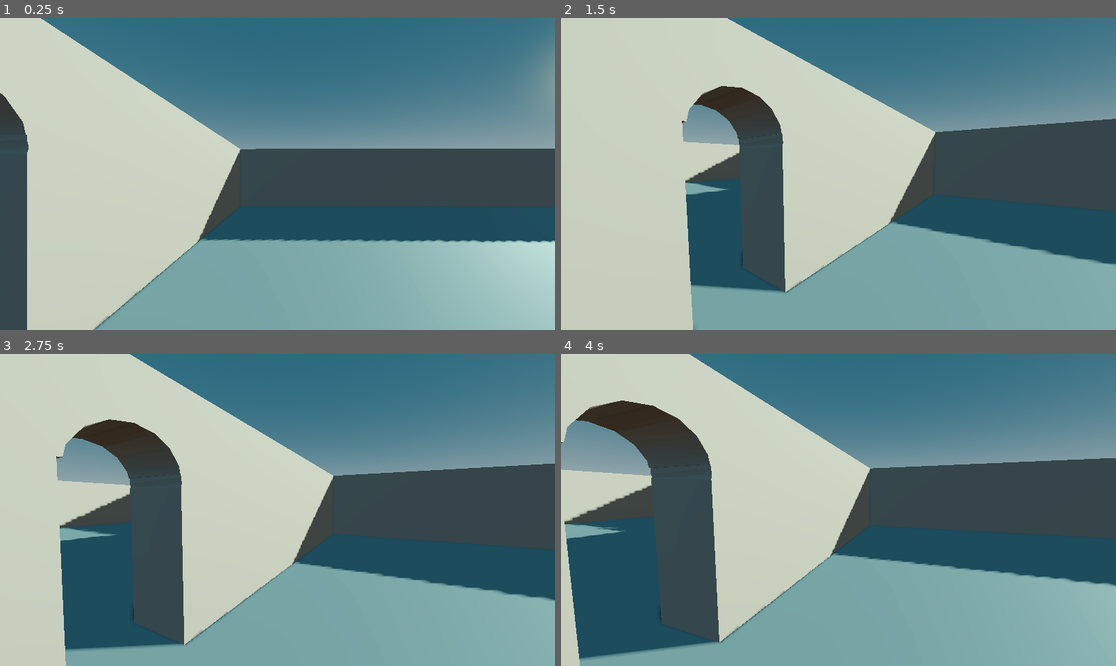
Above: before the commit, frames 1-4 (two rows, left to right).
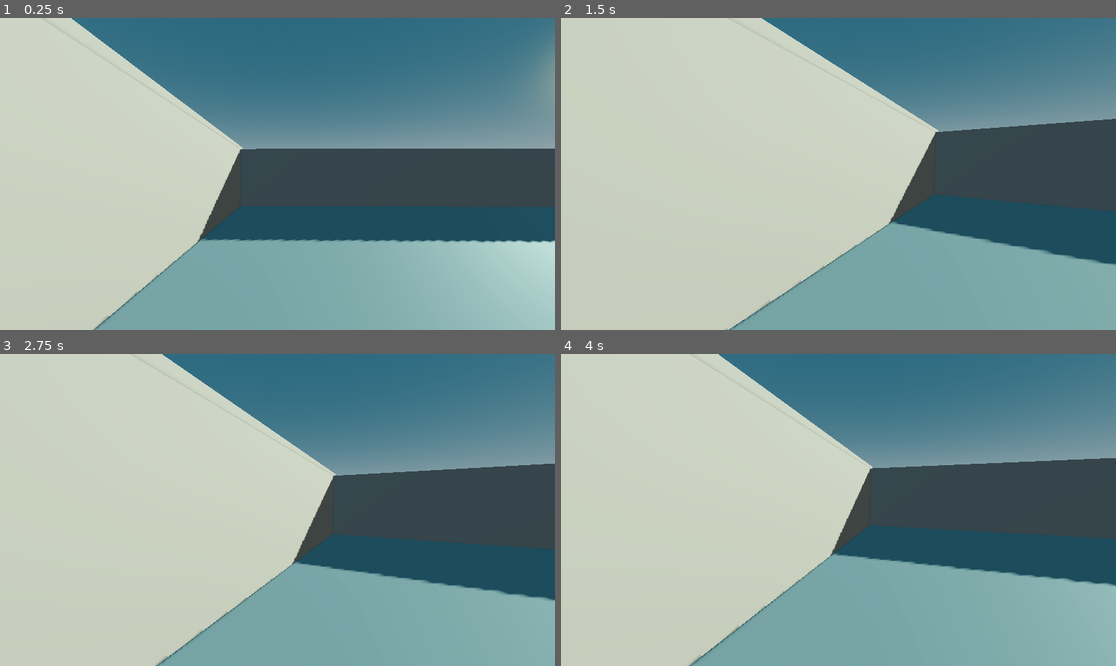
Above: after the commit, the same moments.

Repository: villegasedwin117-art/villegas-edwin-heros-legacy
Game: Godot game, scene res://levels/level_01.tscn
Same seed, same stepped clock (60 frames per second), same inputs: the game is played once before the commit and once after it.
Inputs (mouse positions are in pixels of both pictures, inside the frame that each line leads up to):
- Up to frame 1 (0.25 s): no input
- Up to frame 2 (1.5 s): tap Enter (ui_accept) at 0.5, 0.77, 1.25 s; move the mouse to (960, 158) at 0.52 s; hold Right (ui_right) 0.53-1.28 s; tap F (freefly) at 0.6 s; click (960, 158) at 0.67 s; move the mouse to (810, 174) at 1.27 s; hold Up (ui_up) from 1.28 s (still down); tap Shift (sprint) at 1.35 s
- Up to frame 3 (2.75 s): keep holding Up (ui_up); tap Enter (ui_accept) at 1.52, 2 s; move the mouse to (288, 503) at 2.02 s; tap F (freefly) at 2.1 s
- Up to frame 4 (4 s): keep holding Up (ui_up); tap Enter (ui_accept) at 2.75, 3.02, 3.5, 3.77 s; move the mouse to (832, 516) at 2.77 s; tap Shift (sprint) at 2.85 s; click (832, 516) at 2.92 s; move the mouse to (877, 513) at 3.52 s; tap F (freefly) at 3.6 s

The runs differ from the first frame. In frame 1, 4.8% of the frame differs, in the area x 0-44%, y 0-100%; in frame 2, 13%; in frame 3, 16%; in frame 4, 21%, in the area x 0-57%, y 0-100%.

Commit message:
Level 1 basics
Finished the necessary requirements for todays project

Diff:
--- a/levels/level_01.tscn
+++ b/levels/level_01.tscn
@@ -36,6 +36,10 @@
 transform = Transform3D(1, 0, 0, 0, 1, 0, 0, 0, 1, 6.436101, 1.192831, -1.7657518)
 size = Vector3(55, 1.353, 50)
 
+[node name="Floor2" type="CSGBox3D" parent="CSGCombiner3D" unique_id=1765800990]
+transform = Transform3D(1, 0, 0, 0, 1, 0, 0, 0, 1, -11.413899, 4.9663305, -13.615752)
+size = Vector3(16.9, 0.3, 23.7)
+
 [node name="Wall" type="CSGBox3D" parent="CSGCombiner3D" unique_id=1218181541]
 transform = Transform3D(1, 0, 0, 0, 1, 0, 0, 0, 1, 2.4997559, 3.3819873, 19.693054)
 size = Vector3(45, 3, 1)
@@ -43,6 +47,16 @@
 [node name="Wall2" type="CSGBox3D" parent="CSGCombiner3D" unique_id=609996620]
 transform = Transform3D(0.005044002, 0, 0.9999873, 0, 1, 0, -0.9999873, 0, 0.005044002, -19.530838, 3.3819873, -2.359026)
 size = Vector3(45, 3, 1)
+
+[node name="CSGBox3D" type="CSGBox3D" parent="CSGCombiner3D/Wall2" unique_id=1123229950]
+transform = Transform3D(1, 0, 0, 0, 1, 0, 0, 0, 1, 9.849865, 0.29999995, -0.054489136)
+operation = 2
+size = Vector3(2.9, 1.6, 1.2)
+
+[node name="CSGBox3D2" type="CSGBox3D" parent="CSGCombiner3D/Wall2" unique_id=702520856]
+transform = Transform3D(1, 0, 0, 0, 1, 0, 0, 0, 1, 3.9499402, 0.29999995, -0.024730682)
+operation = 2
+size = Vector3(2.9, 1.6, 1.2)
 
 [node name="Wall3" type="CSGBox3D" parent="CSGCombiner3D" unique_id=101537150]
 transform = Transform3D(-0.9998691, 0, 0.01617852, 0, 1, 0, -0.01617852, 0, -0.9998691, 2.5983639, 3.3819873, -24.720547)
@@ -56,17 +70,32 @@
 transform = Transform3D(-0.99997276, 0, -0.007400036, 0, 1, 0, 0.007400036, 0, -0.99997276, 2.9476624, 3.3819873, -2.3566399)
 size = Vector3(45, 3, 1)
 
+[node name="CSGBox3D" type="CSGBox3D" parent="CSGCombiner3D/Wall5" unique_id=1759801917]
+transform = Transform3D(1, 0, 0, 0, 1, 0, 0, 0, 1, 13.24967, -0.5, -0.00971818)
+operation = 2
+size = Vector3(3.1000001, 2, 1.2)
+
 [node name="Wall6" type="CSGBox3D" parent="CSGCombiner3D" unique_id=1213817830]
 transform = Transform3D(0.005044002, 0, 0.9999873, 0, 1, 0, -0.9999873, 0, 0.005044002, -3.4753036, 3.3819873, -2.359026)
 size = Vector3(45, 3, 1)
 
 [node name="CSGBox3D" type="CSGBox3D" parent="CSGCombiner3D/Wall6" unique_id=33194065]
-transform = Transform3D(1, 0, 0, 0, 1, 0, 0, 0, 1, 12.391438, -0.5, 0.03749752)
+transform = Transform3D(1, 0, 0, 0, 1, 0, 0, 0, 1, 8.391493, -0.5, 0.05767417)
+operation = 2
+size = Vector3(1, 2, 1.2)
+
+[node name="CSGBox3D2" type="CSGBox3D" parent="CSGCombiner3D/Wall6" unique_id=107682645]
+transform = Transform3D(1, 0, 0, 0, 1, 0, 0, 0, 1, 5.4915304, -0.5, 0.07230139)
 operation = 2
 size = Vector3(1, 2, 1.2)
 
 [node name="CSGCylinder3D" type="CSGCylinder3D" parent="CSGCombiner3D/Wall6" unique_id=1708492836]
-transform = Transform3D(0.9999749, 0.0050437404, -0.0049923505, -0.0050437376, 0.010227408, -0.999935, -0.0049923514, 0.99993575, 0.010252596, 12.4006, 0.40000033, 0.08570886)
+transform = Transform3D(0.9999749, 0.0050437404, -0.0049923505, -0.0050437376, 0.010227408, -0.999935, -0.0049923514, 0.999936, 0.0102526, 5.5006895, 0.40000033, 0.120512486)
+operation = 2
+sides = 16
+
+[node name="CSGCylinder3D2" type="CSGCylinder3D" parent="CSGCombiner3D/Wall6" unique_id=2040121666]
+transform = Transform3D(0.9999749, 0.0050437404, -0.0049923505, -0.0050437376, 0.010227408, -0.999935, -0.0049923514, 0.99993604, 0.010252601, 8.400656, 0.40000033, 0.10588503)
 operation = 2
 sides = 16
 
@@ -77,3 +106,12 @@
 input_forward = "move_forward"
 input_back = "move_backward"
 input_jump = "jump"
+
+[node name="Wall7" type="CSGBox3D" parent="." unique_id=761055686]
+transform = Transform3D(-0.9999729, 0, -0.007400036, 0, 1, 0, 0.007400036, 0, -0.9999729, -11.751939, 3.3819873, -16.54786)
+size = Vector3(15.6, 3, 1)
+
+[node name="CSGBox3D" type="CSGBox3D" parent="Wall7" unique_id=1508464833]
+transform = Transform3D(1, 0, 0, 0, 1, 0, 0, 0, 1, 5.5505943, -0.5, -0.010051727)
+operation = 2
+size = Vector3(1.3000001, 2, 1.1)
